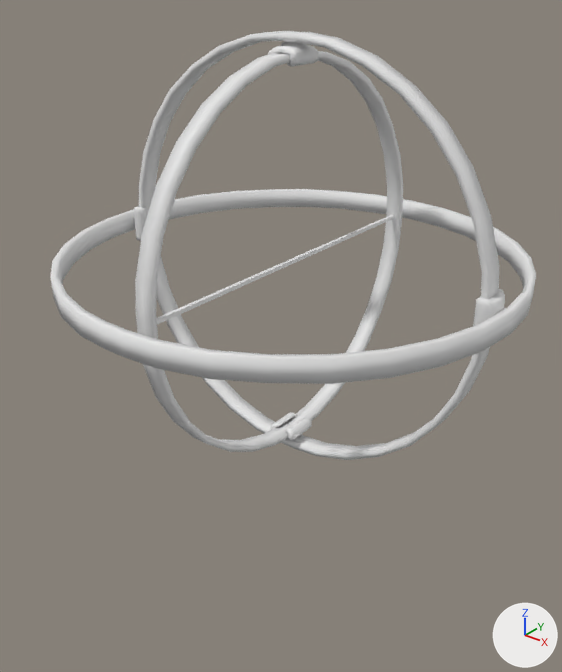
The FBX model Assets/Art/Meshes/EulerGimbal.fbx as it was, and as the next commit left it.
Camera for both pictures: a 50 mm lens placed at (2.36, -3.04, 1.43), pointed at (0.05, -0.16, -0.36). Every picture has the same lights, and +X, +Y and +Z are marked at lower right. Where no turn or scale is listed for an object, it has been applied to the vertices. Vertices at the same position are counted once.

Names of what the first picture shows: 'Inner', 'InnerRod', 'Middle', 'Middle.002', 'MiddleRail', 'MiddleRail.001'.
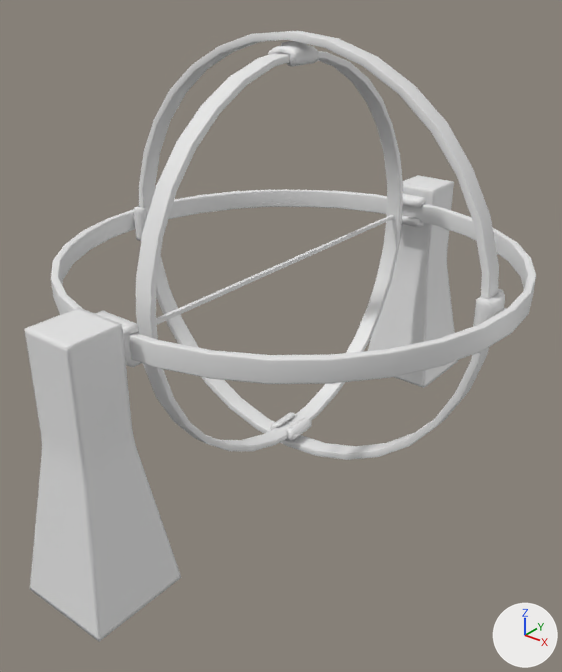
Where the change shows, as pixel boxes (x1, y1, x2, y2) in the pictures (562 x 672 px):
'GimbalFrame', added
    after: (24, 175, 458, 642)
'Middle.002', reshaped, turned
    before: (50, 189, 536, 384)
    after: (51, 189, 536, 384)
'Middle', reshaped, turned, rescaled
    before: (139, 31, 500, 460)
    after: (139, 31, 499, 460)
'Inner', reshaped, turned, rescaled
    before: (135, 51, 403, 452)
    after: (136, 51, 403, 451)
'GimbalRail.002', added
    after: (95, 193, 426, 367)
part 1 of me_circle_001, built on
    before: (50, 52, 536, 452)
    after: (51, 31, 536, 460)

What the commit changed:
me_circle_001 is used by ob_middle_002; location (0.0, 0.0, 0.0); rotation (1.571, 0.0, 0.0), in degrees (90, 0, 0); scale (1.17, 1.17, 1.17).
me_circle_001 had 168 vertices, 160 faces and spanned x -1.04..1.04, y -0.05..0.05, z -1.04..1.04.
me_circle_001 now has 480 vertices, 480 faces and spans x -0.05..0.05, y -1.04..1.04, z -1.04..1.04.
me_circle_001 part 1: 8 vertices moved within x -0.05..0.05, y -0.05..0.05, z -1.0..1.0; 160 vertices removed from x -1.04..1.04, y -0.05..0.05, z -1.04..1.04; 472 vertices added at x -0.05..0.05, y -1.04..1.04, z -1.04..1.04.
Mesh me_gimbalframe is new.
It has 184 vertices, 180 faces and spans x -0.25..0.25, y -1.64..1.64, z -1.18..0.13.
Object 'Middle.002' (ob_middle_002) turns from (90, 0, 0) to (-90, 90, 0) degrees about x, y and z.
Object 'Middle' (ob_middle) now shows me_circle_001 instead of me_circle_002.
Object 'Middle' (ob_middle) turns from (90, 0, 0) to (90, 0, -90) degrees about x, y and z.
Object 'Middle' (ob_middle) is rescaled from (1.0, 1.0, 1.0) to (1.08, 1.08, 1.08).
Object 'Inner' (ob_inner) is rescaled from (-1.0, -1.0, -1.0) to (1.0, 1.0, 1.0).
Object 'Inner' (ob_inner) turns from (90, 90, 0) to (90, 0, -180) degrees about x, y and z.
Object 'GimbalRail.002' (ob_gimbalrail_002) is new; it shows me_circle_008.
Its location is (0.0, 0.0, 0.0).
Its rotation in degrees is (90, 90, 0).
Its scale is (1.26, 1.26, 1.26).
Object 'GimbalFrame' (ob_gimbalframe) is new; it shows me_gimbalframe.
Its location is (0.0, 0.0, 0.0).
